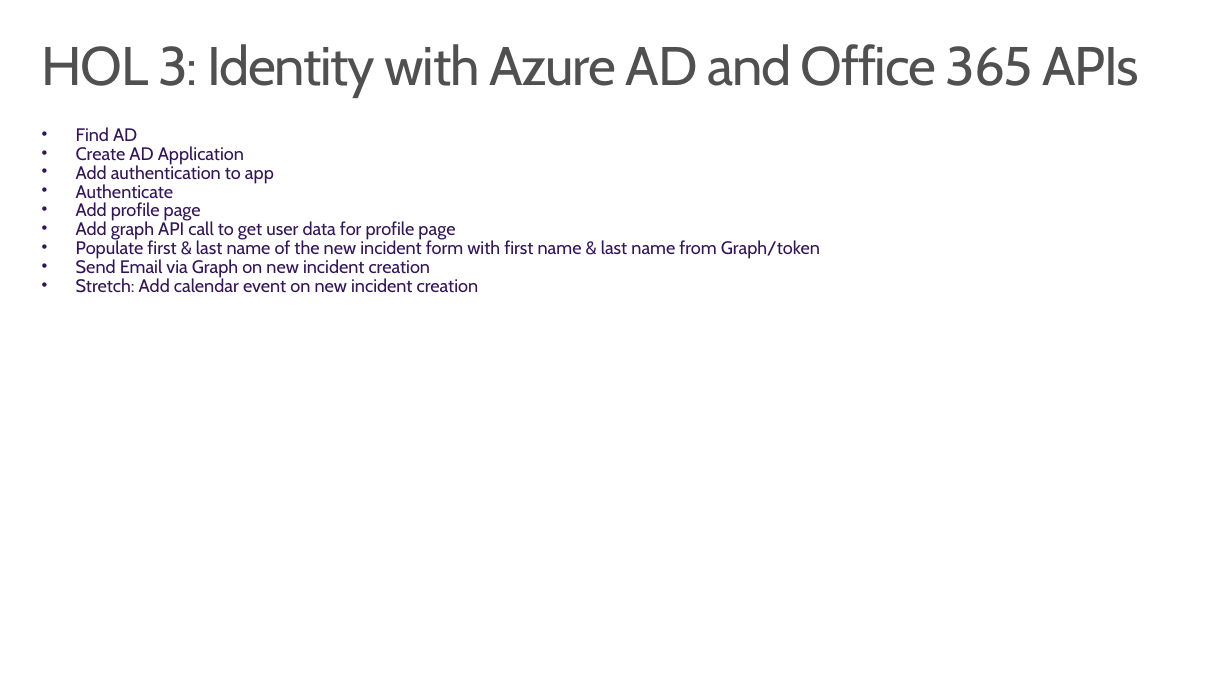
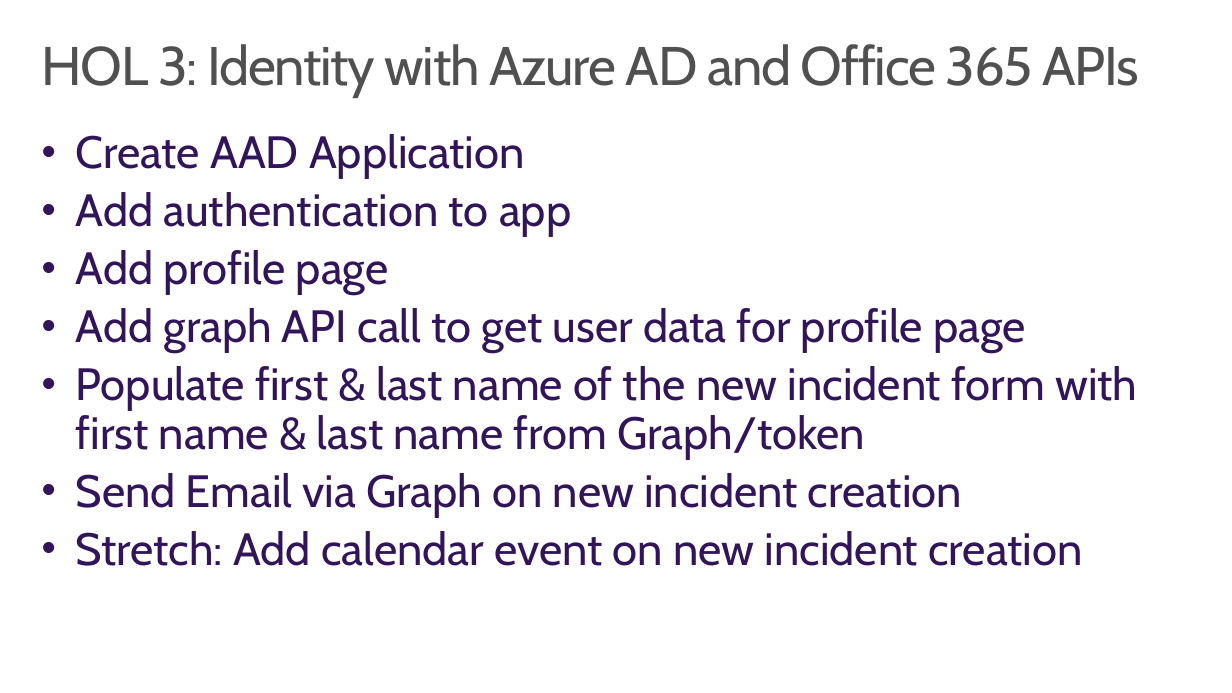
Before and after one commit to wely/DevCamp, a slide deck: slide 11 of Presentation/Module00-Hols.pptx (slide 8 before the commit). Drawn at 1232x693 pixels with LibreOffice and Linux fonts; fonts in the diff are those of the drawing; background and template pictures are left out. Boxes give left, top, right and bottom in pixels: in the first picture for what was removed or moved away, otherwise in the second. Text is boxed around its words. In the diff, an @@ line names an element or a change of style, - is before the commit and + after.

```diff
--- a/Presentation/Module00-Hols.pptx
+++ b/Presentation/Module00-Hols.pptx
@@ text at bbox=[76, 134, 525, 179]: text changed; size 14.4 to 36 pt @@
-• Find AD
-• Create AD Application
+• Create AAD Application
@@ text at bbox=[76, 184, 174, 203]: paragraph removed @@
-• Authenticate
@@ text at bbox=[76, 192, 1137, 566]: size 14.4 to 36 pt; line spacing 0.7 to 0.9; more space between paragraphs @@
```
Also in this commit, not shown: 7 other slides changed, 3 slides added, 2 other files.
